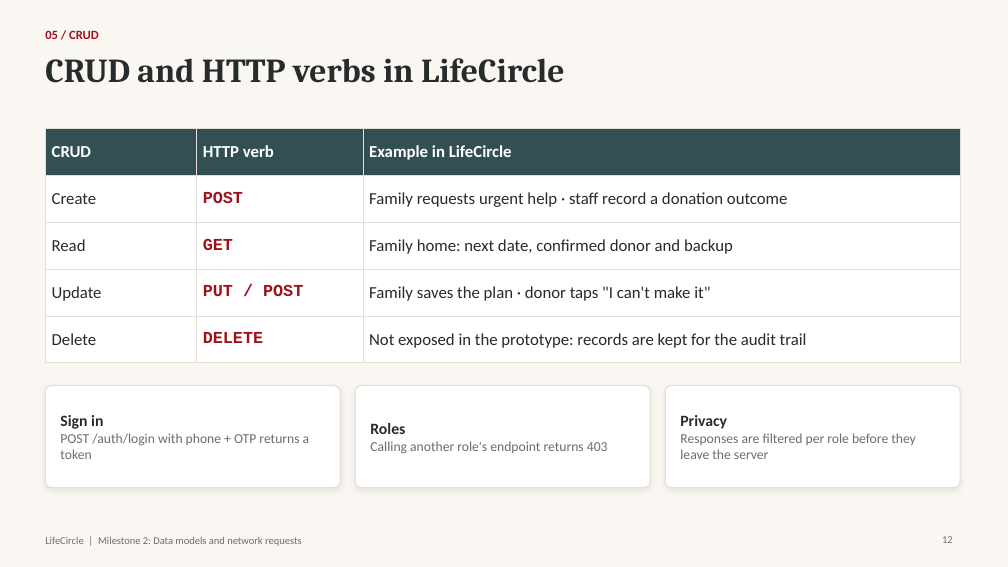
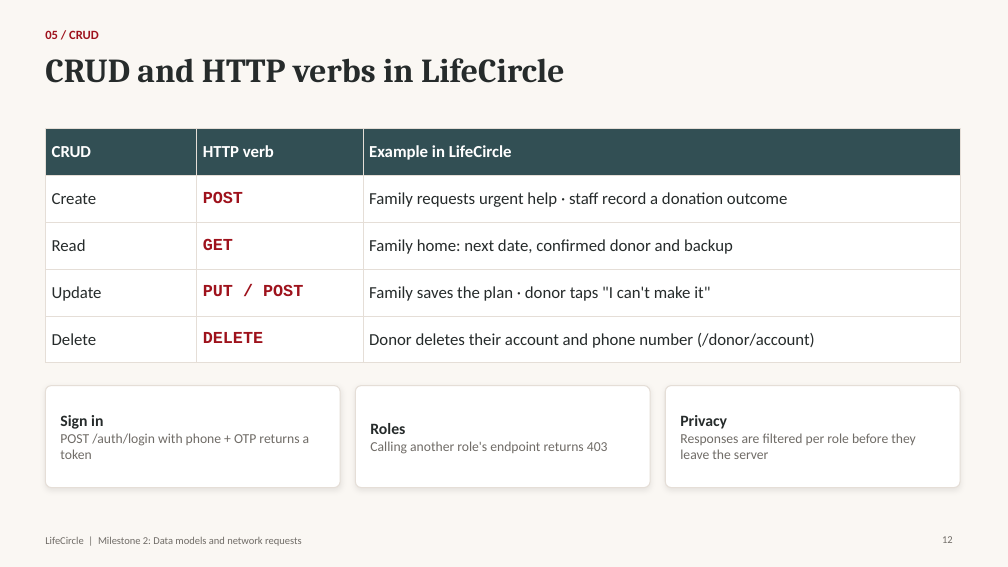
Before and after one commit to mayankbhambhu/LifeCircle-CAPSTONE-PROJECT-, a slide deck: slide 12 of docs/presentations/LifeCircle_Milestone2.pptx. Drawn at 1008x567 pixels with LibreOffice and Linux fonts; fonts in the diff are those of the drawing. Boxes give left, top, right and bottom in pixels: in the first picture for what was removed or moved away, otherwise in the second. Text is boxed around its words. In the diff, an @@ line names an element or a change of style, - is before the commit and + after.

```diff
--- a/docs/presentations/LifeCircle_Milestone2.pptx
+++ b/docs/presentations/LifeCircle_Milestone2.pptx
@@ table at bbox=[45, 129, 960, 352] @@
-row 5, column 3: Not exposed in the prototype: records are kept for the audit trail
+row 5, column 3: Donor deletes their account and phone number (/donor/account)
```
Also in this commit, not shown: 4 other slides changed, 2 slides added, 1 slide removed, 13 other files.
